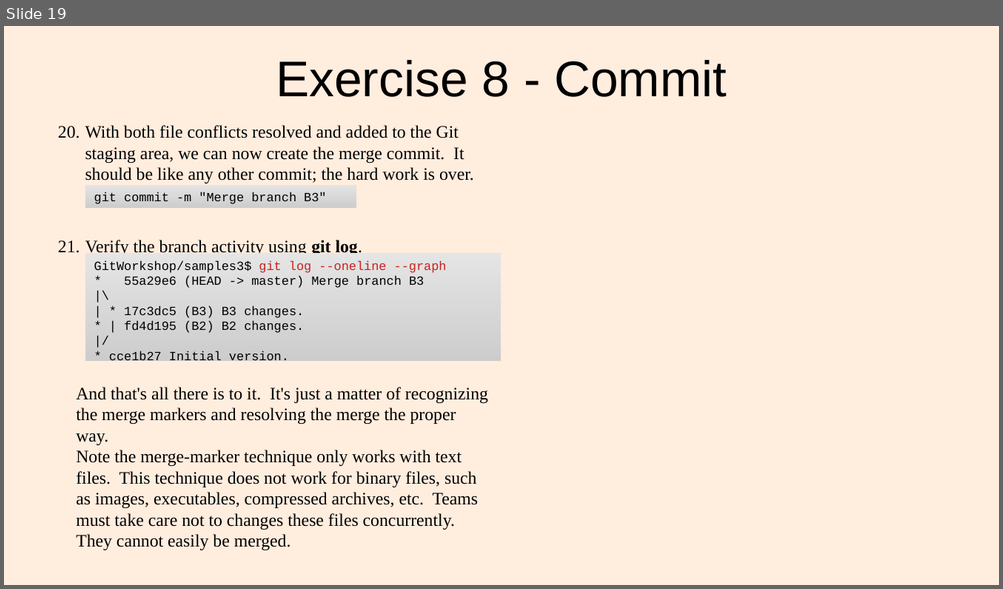
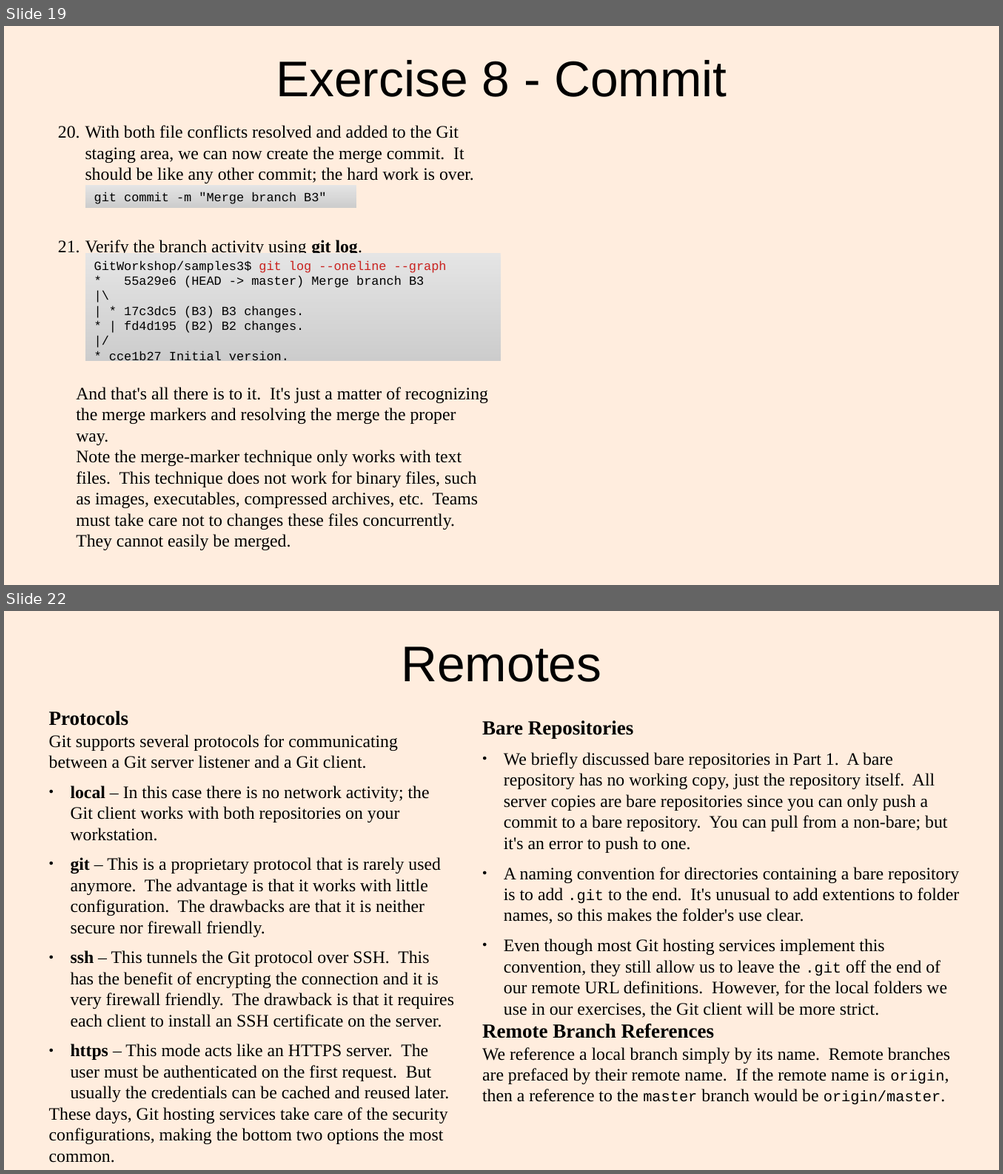
Before and after one commit to lacounty-isab/workshops, a slide deck: git/GitWorkshop2.odp. Shown one above the other, each under a label of ours: slide 19 before the commit, slides 19 and 22 after it; the slides between them are not shown. The pictures are 1003x589 and 1003x1174 pixels, drawn with LibreOffice and Linux fonts; fonts in the diff are those of the drawing. Boxes give left, top, right and bottom in pixels: in the first picture for what was removed or moved away, otherwise in the second. Text is boxed around its words. In the diff, an @@ line names an element or a change of style, - is before the commit and + after.

Commit message:
Almost finished Part 2, Exercise 9

```diff
--- a/git/GitWorkshop2.odp
+++ b/git/GitWorkshop2.odp
@@ slide 22 added at (x1=4, y1=611, x2=999, y2=1170), background #FFEDDE @@
@@ title added at (x1=401, y1=647, x2=601, y2=682), 40 pt, text #000000 @@
+Remotes
@@ text added at (x1=49, y1=711, x2=454, y2=1163), 14 pt, text #000000 @@
+Protocols
+Git supports several protocols for communicating between a Git server listener and a Git client.
+● local – In this case there is no network activity; the Git client works with both repositories on your workstation.
+● git – This is a proprietary protocol that is rarely used anymore. The advantage is that it works with little configuration. The drawbacks are that it is neither secure nor firewall friendly.
+● ssh – This tunnels the Git protocol over SSH. This has the benefit of encrypting the connection and it is very firewall friendly. The drawback is that it requires each client to install an SSH certificate on the server.
+● https – This mode acts like an HTTPS server. The user must be authenticated on the first request. But usually the credentials can be cached and reused later.
+These days, Git hosting services take care of the security configurations, making the bottom two options the most common.
@@ text added at (x1=482, y1=721, x2=959, y2=1105), 14 pt, text #000000 @@
+Bare Repositories
+● We briefly discussed bare repositories in Part 1. A bare repository has no working copy, just the repository itself. All server copies are bare repositories since you can only push a commit to a bare repository. You can pull from a non-bare; but it's an error to push to one.
+● A naming convention for directories containing a bare repository is to add .git to the end. It's unusual to add extentions to folder names, so this makes the folder's use clear.
+● Even though most Git hosting services implement this convention, they still allow us to leave the .git off the end of our remote URL definitions. However, for the local folders we use in our exercises, the Git client will be more strict.
+Remote Branch References
+We reference a local branch simply by its name. Remote branches are prefaced by their remote name. If the remote name is origin, then a reference to the master branch would be origin/master.
```
Also in this commit, not shown: 2 slides changed, 9 other slides added, 8 other files.
